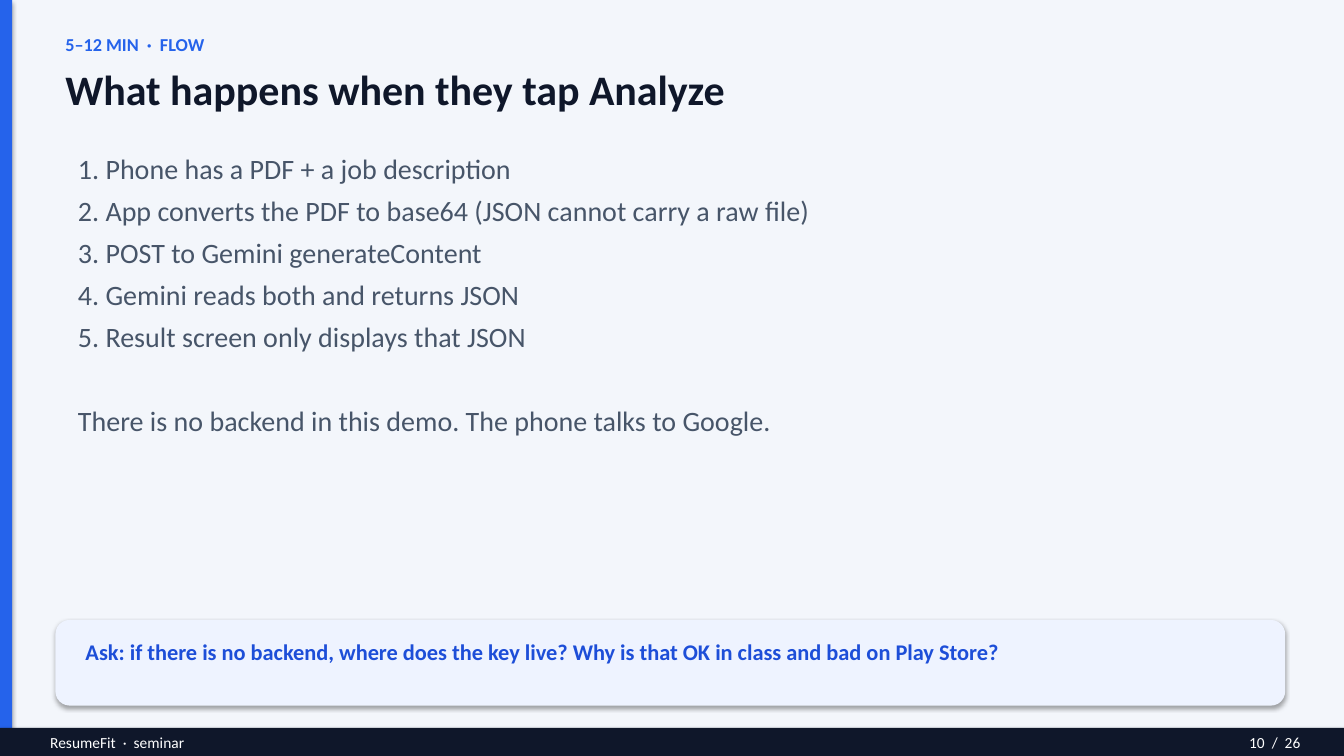
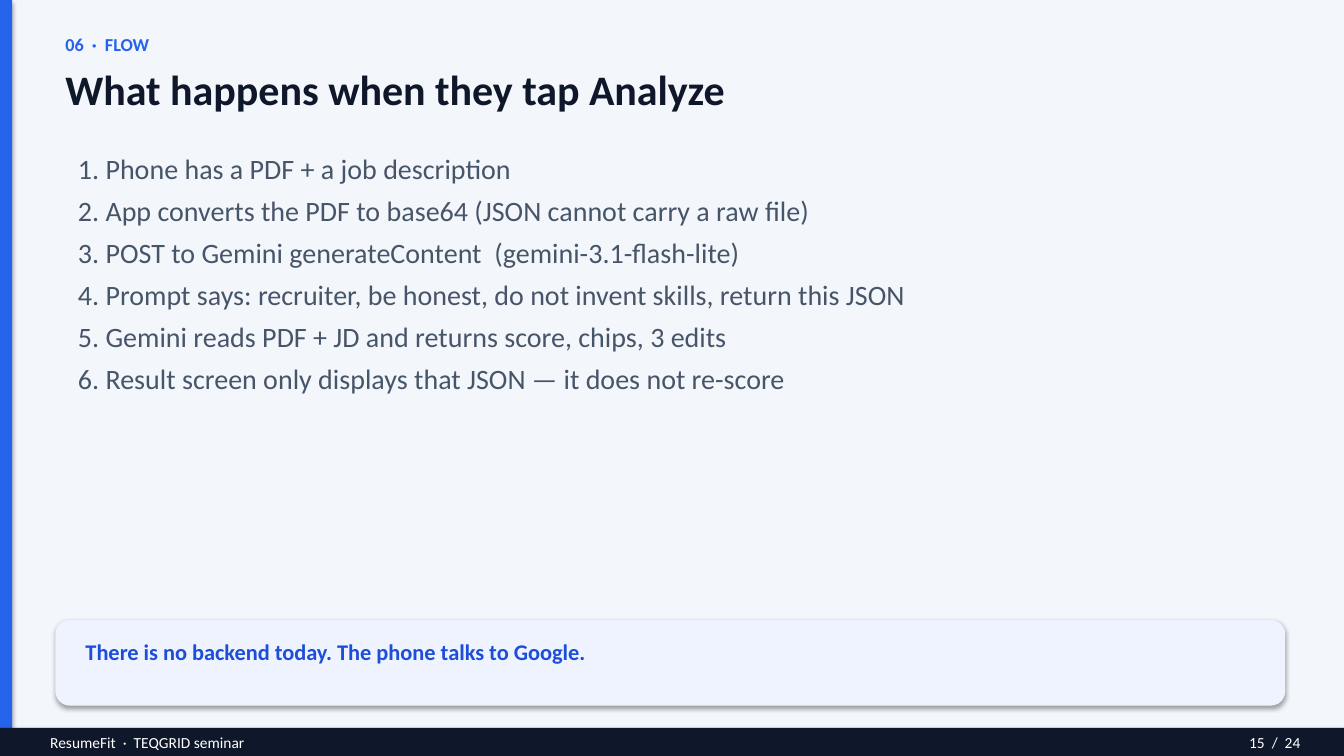
Before and after one commit to Aishwaryaofficial/resume-fit, a slide deck: slide 15 of ResumeFit-Seminar.pptx (slide 10 before the commit). Drawn at 1344x756 pixels with LibreOffice and Linux fonts; fonts in the diff are those of the drawing. Boxes give left, top, right and bottom in pixels: in the first picture for what was removed or moved away, otherwise in the second. Text is boxed around its words. In the diff, an @@ line names an element or a change of style, - is before the commit and + after.

```diff
--- a/ResumeFit-Seminar.pptx
+++ b/ResumeFit-Seminar.pptx
@@ text at [65, 38, 149, 51]: text changed @@
-5–12 MIN · FLOW
+06 · FLOW
@@ text at [78, 243, 904, 394]: text changed @@
-3. POST to Gemini generateContent
-4. Gemini reads both and returns JSON
-5. Result screen only displays that JSON
-There is no backend in this demo. The phone talks to Google.
+3. POST to Gemini generateContent (gemini-3.1-flash-lite)
+4. Prompt says: recruiter, be honest, do not invent skills, return this JSON
+5. Gemini reads PDF + JD and returns score, chips, 3 edits
+6. Result screen only displays that JSON — it does not re-score
@@ text at [85, 644, 586, 664]: text changed @@
-Ask: if there is no backend, where does the key live? Why is that OK in class and bad on Play Store?
+There is no backend today. The phone talks to Google.
@@ text at [50, 737, 244, 750]: text changed @@
-ResumeFit · seminar
+ResumeFit · TEQGRID seminar
@@ text at [1249, 738, 1301, 748]: text changed @@
-10 / 26
+15 / 24
```
Also in this commit, not shown: 11 other slides changed, 12 slides added, 14 slides removed, 3 other files.
